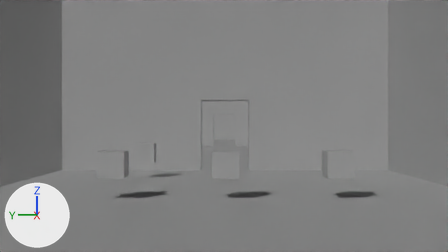
What one commit did to the Blender file interior_level/interior_level.blend.
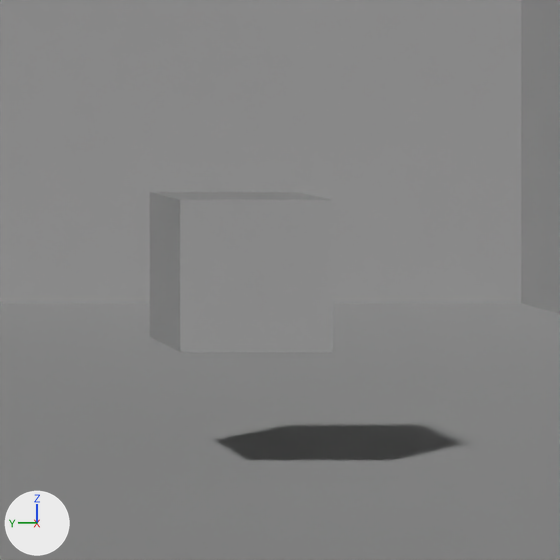
The first picture shows the older version from the file's camera 'Camera'. The close-ups show both versions on the part from 66% to 88% of the width and 46% to 85% of the height of that picture; other places that the commit changed are outside them. Arrows for +X, +Y and +Z are at lower left; the lights stay in place.
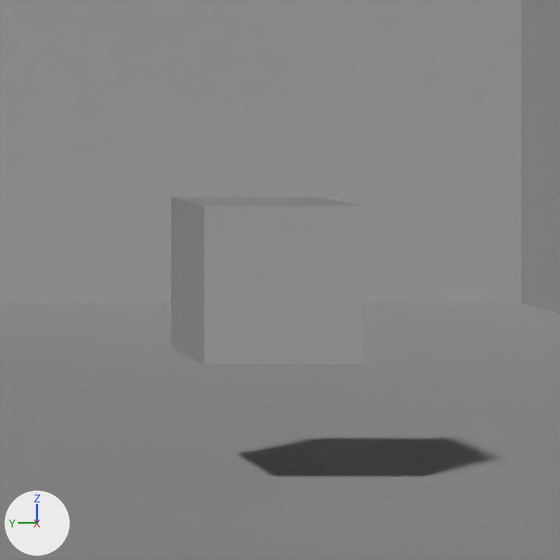
Changed parts and their boxes [x1, y1, x2, y2] in the close-ups (560 x 560 px):
'pCube1.006', moved: before [150, 192, 333, 352]; after [171, 197, 363, 364]

The edits, one by one:
Object 'pCube1.006' (ob_pcube1_006) moves from (-3.5, -3.0, 1.5) to (-4.0, -3.0, 1.5).
